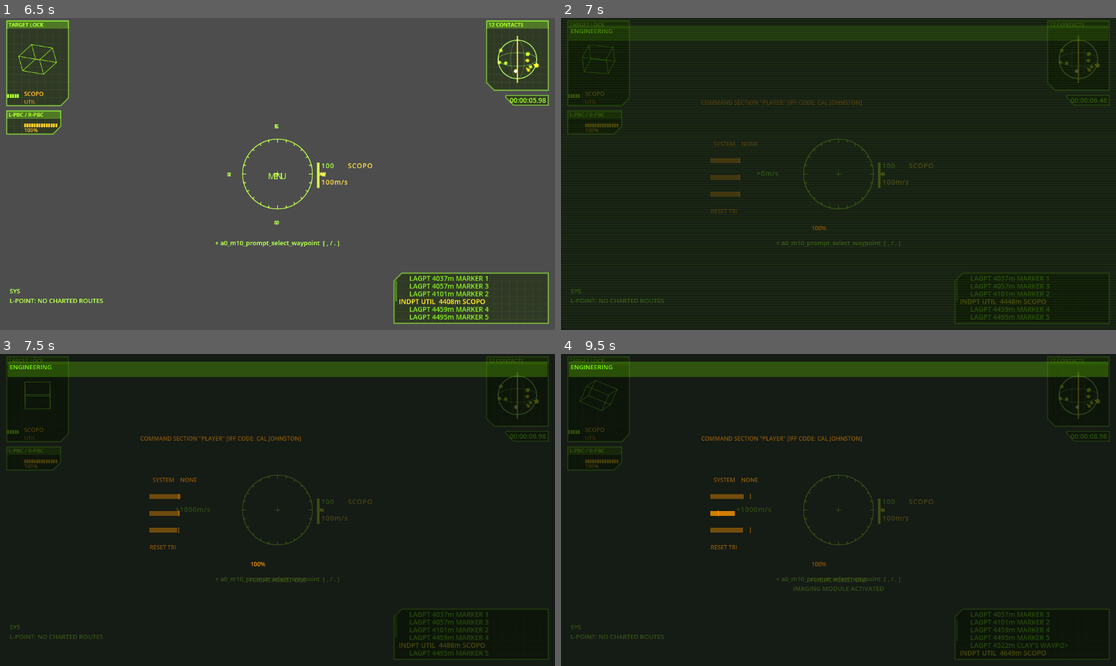
Above: before the commit, frames 1-4 (two rows, left to right).
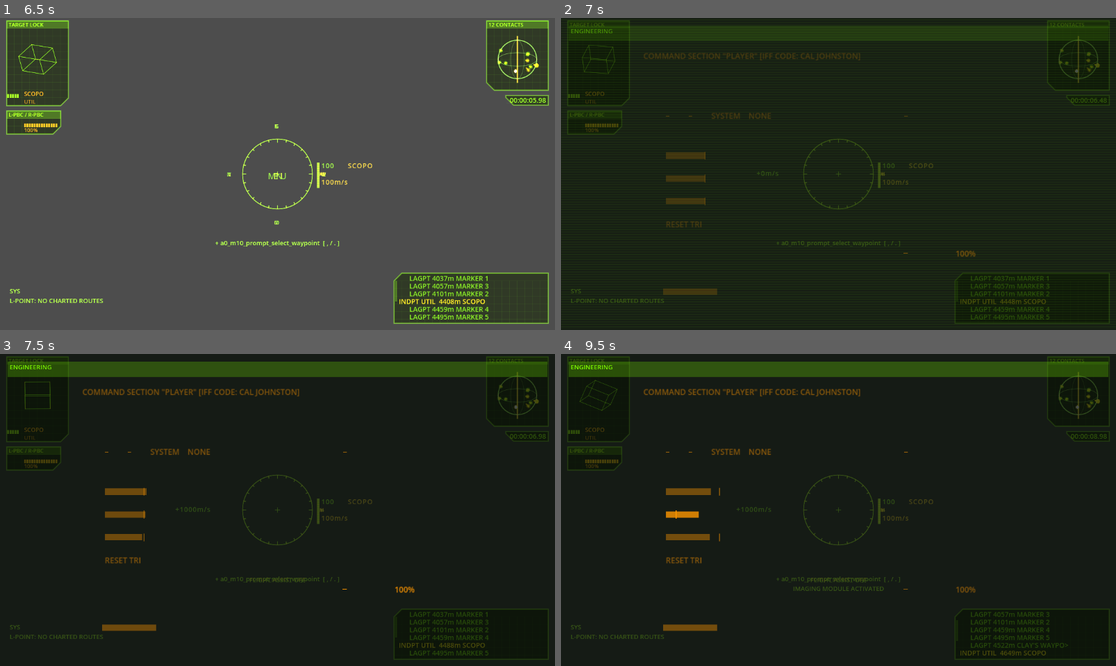
Above: after the commit, the same moments.

Repository: jleclanche/iw2-remaster
Game: Godot game, scene res://scenes/main.tscn
Same seed, same stepped clock (60 frames per second), same inputs: the game is played once before the commit and once after it.
Inputs (mouse positions are in pixels of both pictures, inside the frame that each line leads up to):
- Up to frame 1 (6.5 s): tap Enter at 0.5 s; drag from (277, 174) to (333, 105) at 0.52 s; move the mouse to (249, 174) at 1.27 s; hold Up 1.28-5.78 s; tap Keypad Enter at 1.35 s; tap Space at 1.52, 1.82, 3.02, 3.32, 3.77, 4.07, 4.52, 4.82, 6.02, 6.32 s; move the mouse to (288, 167) at 2.02 s; tap Backspace at 2.1 s; move the mouse to (271, 180) at 2.77 s; tap O at 2.85 s; click (271, 180) at 2.92 s; move the mouse to (316, 177) at 3.52 s; tap M at 3.6 s; move the mouse to (233, 170) at 4.27 s; tap L at 4.35 s; move the mouse to (283, 174) at 5.02 s; tap E at 5.1 s; click (283, 174) at 5.17 s; move the mouse to (255, 167) at 5.77 s; hold Right from 5.78 s (still down); tap 1 at 5.85 s
- Up to frame 2 (7 s): move the mouse to (866, 174) at 6.52 s; release Right at 6.53 s; hold Up from 6.53 s (still down); tap 9 at 6.6 s; tap Space at 6.77 s
- Up to frame 3 (7.5 s): keep holding Up; tap Space at 7.07 s; move the mouse to (249, 510) at 7.27 s; tap N at 7.35 s; click (249, 510) at 7.42 s
- Up to frame 4 (9.5 s): tap Space at 7.52, 7.82, 9.02, 9.32 s; move the mouse to (849, 503) at 8.02 s; tap U at 8.1 s; move the mouse to (832, 516) at 8.77 s; release Up at 8.78 s; hold Left from 8.78 s (still down); tap Z at 8.85 s

Frame 1 is identical in both runs. In frame 2, 1.6% of the frame differs, in the area x 14-75%, y 11-89%; in frame 3, 2.0%; in frame 4, 2.1%.
Error in both runs: Unable to iterate on object of type 'Nil'. (res://scripts/pog/natives/world.gd:385)

Commit message:
ENGINEERING: the whole page recovered -- lamps, selector, pills, scale (#35)
The body draw FUN_10105d40 (a Ghidra hole) raw-disassembled end to end,
its section functions read, and the page rebuilt on the recoveries:

- The "three circles" are STATUS LAMPS at (39/74/109, 108)
  (FUN_10106720): the warning glyph in amber when bad, else ring sprite
  52 -- wrench for hull < 0.3 (0x10163ee8), thermometer for the
  x0.8-scaled heat fraction >= 0.7, lightning for free power <= 0.
- The "AUTOREPAIR row" is the SUBSIM SELECTOR (FUN_101069a0): chevrons
  34/35 at 39/74, the selected sim's name in a 298-wide pill at
  (109, 150), connector strokes on y 151; the wrench progress pill is
  the sim's side panel at x 440 (FUN_10107070).
- The reactor row's authored record is {35, 362, 379, style 3} with a
  lightning icon and the MW readout in its own 152-wide pill at 440,
  text centred on (516, 362) (FUN_10108240).
- The bottom row is FOUR status pills (FUN_10105ef0): (w-96)/4 wide on
  a 32 px gap -- hull/wrench (blink < 0.2), the per-subsim tick strip
  (FUN_10106d20), heat/thermometer (blink > 0.75) and
  icShip::Brightness behind the bulb.
- The page scales to the window: the original renders it in the 640x480
  virtual canvas the device transform stretches; ours applies the
  uniform min-ratio canvas transform.
- SPRITE TABLE FIX: entries 65..68 re-paired against the builder's
  entry addresses (each FUN_100ee6b0 call pairs with the edi that
  FOLLOWS it; anchored on sprite 60 = the verified L-point icon).
  65=(66,191) wrench, 66/67/68=(99/132/165,191) the TRI glyphs. The
  old table was one cell off -- the DRIVE row wore a wrench.

mechcheck eng-layout: the four pills must span exactly 35..605 at
118.5 wide, and the TRI glyph run must sit at 99/132/165 (fails on the
off-by-one this fixes). docs/hud_elements.md unknowns section rewritten
to what is now recovered.

Co-Authored-By: Claude Fable 5 <noreply@anthropic.com>

Diff:
--- a/game/scripts/checks_mech.gd
+++ b/game/scripts/checks_mech.gd
@@ -94,6 +94,7 @@
 	&"_ms_remote_fire",
 	&"_ms_remote_fire_assert",
 	&"_ms_ghost_autopilot",
+	&"_ms_eng_layout",
 	&"_ms_bolt_table",
 	&"_ms_lazy_name",
 	&"_ms_au_place",
@@ -1153,6 +1154,26 @@
 			"parked=%s engaged=%s incomplete=%s restored=%s"
 			% [parked, engaged, incomplete, restored])
 	_mech_reap(st)
+	_mech_next()
+
+func _ms_eng_layout(_delta: float) -> void:
+	# the engineering page's recovered furniture (#35): the four bottom
+	# status pills span 35..605 on the 640 page ((w-96)/4 pitch +32), and
+	# the sprite table's 65..68 run is the re-paired builder assignment
+	# (wrench at atlas x 66; the TRI glyphs at 99/132/165 -- the old
+	# off-by-one drew a wrench on the DRIVE row)
+	var rects: Array = HudScreens.eng_bottom_rects()
+	var xs_ok: bool = rects.size() == 4 \
+			and absf(rects[0].position.x - 35.0) < 0.01 \
+			and absf(rects[3].end.x - 605.0) < 0.01 \
+			and absf(rects[0].size.x - 118.5) < 0.01
+	var spr_ok: bool = int(Hud.SPR[65][0]) == 66 and int(Hud.SPR[66][0]) == 99 \
+			and int(Hud.SPR[67][0]) == 132 and int(Hud.SPR[68][0]) == 165
+	_mech("eng-layout", xs_ok and spr_ok,
+			"pills=%d x0=%.1f x3end=%.1f w=%.1f tri-glyphs@%d/%d/%d" % [
+				rects.size(), rects[0].position.x, rects[3].end.x,
+				rects[0].size.x, int(Hud.SPR[66][0]), int(Hud.SPR[67][0]),
+				int(Hud.SPR[68][0])])
 	_mech_next()
 
 func _ms_gatling(_delta: float) -> void:
--- a/game/scripts/hud.gd
+++ b/game/scripts/hud.gd
@@ -138,9 +138,13 @@
 	# 66..68: the TRI axis glyphs (table builder calls @ 0x100e7a0e/45/7c):
 	# engine plume / two beams / deflecting arc -- the same three glyphs
 	# tri.png's corners carry (docs/hud_elements.md, the axis proof)
-	66: [66, 191, 32, 32, 16, 16],       # DRIVE
-	67: [99, 191, 32, 32, 16, 16],       # OFFENSIVE
-	68: [132, 191, 32, 32, 16, 16],      # DEFENSIVE
+	# ids 65..68 re-paired against the builder's entry addresses (edi
+	# 0x10174ad4/af8/b1c/b40 = entries 65/66/67/68; the earlier pass was one
+	# cell off, which drew a WRENCH on the drive row)
+	65: [66, 191, 32, 32, 16, 16],       # wrench (repair)
+	66: [99, 191, 32, 32, 16, 16],       # DRIVE (ship + plume)
+	67: [132, 191, 32, 32, 16, 16],      # OFFENSIVE (ship + beams)
+	68: [165, 191, 32, 32, 16, 16],      # DEFENSIVE (ship + arc)
 	52: [165, 59, 32, 32, 16, 16],       # roundel: ring
 	53: [198, 59, 32, 32, 16, 16],       # roundel: ring + disc  (bits 0|3)
 	54: [33, 125, 32, 32, 16, 16],       # ship class icon, type 1 (FUN_100e86d0)
--- a/game/scripts/hud_screens.gd
+++ b/game/scripts/hud_screens.gd
@@ -329,8 +329,16 @@
 const MENU_PERIOD := 0.08               # flux.ini FcInputMapper::repeat_period
 
 var eng_row := 5                                # ctor: this+0x54 = 5
-const ENG_ROW0_Y := 177.0                       # OURS (212 - 35)
-const ENG_ROW5_Y := 352.0                       # OURS (317 + 35)
+# recovered geometry (FUN_101069a0 / FUN_10106720 / FUN_10108240 /
+# FUN_10105ef0): the selector row at y 150 (chevrons 39/74, name pill at
+# 109 w 298), the three status lamps at y 108, the reactor at y 362, the
+# four status pills at y 421
+const ENG_ROW0_Y := 150.0
+const ENG_LAMP_Y := 108.0
+const ENG_LAMP_XS := [39.0, 74.0, 109.0]
+const ENG_ROW5_Y := 362.0
+const ENG_ROW5_LEN := 379.0                     # 0x10108240: {35, 362, 379}
+const ENG_BOTTOM_Y := 421.0
 var eng_sel := 0                                # row 0's cursor into systems[]
 
 # Our stand-in for icHUD +0x1bc / +0x1c0. hud.gd only forwards key PRESSES, so
@@ -536,21 +544,51 @@
 	if not _tri_loaded:
 		_tri_loaded = true
 		_tri_tex = Hud._load_mask(main._base(), "tri.png")
-	var o := _page()
+	# scale-to-window: the engine renders the page in its 640x480 virtual
+	# canvas and the device transform stretches it with the screen (the body
+	# draw's own dev-mode check @ 0x10105d75 compares against 0x280 x 0x1e0);
+	# uniform scale, centred
+	var vp := get_viewport_rect().size
+	var k := minf(vp.x / PAGE.x, vp.y / PAGE.y)
+	draw_set_transform(((vp - PAGE * k) * 0.5).floor(), 0.0, Vector2(k, k))
+	var o := Vector2.ZERO
 	# the whole screen is the menu family's AMBER (DAT_10174fb0), not the
 	# flight HUD's green -- see the reference shots on issue #35
 	var amber := Color(Hud.AMBER.r, Hud.AMBER.g, Hud.AMBER.b, fade)
 	var col := Color(amber.r, amber.g, amber.b, fade * 0.5)
 	var t: float = Time.get_ticks_msec() / 1000.0
 
-	# header: hud_engineering_ship + _iff, off the ship record (FUN_10106580)
+	# header: hull name + IFF, uppercased, at (20, 63) (FUN_10106580's
+	# FUN_100eb270(font 1, x 20, y 63, halign 0))
 	var strings: Dictionary = main.comms.strings if main.comms != null else {}
 	var iff := str(strings.get("player_iff_code", "CAL JOHNSTON"))
-	draw_string(hud._font_num, o + Vector2(BAR_X, 96.0),
+	draw_string(hud._font_num, o + Vector2(20.0, 63.0),
 			"%s \"%s\" [IFF CODE: %s]" % [
 				str(strings.get("hud_engineering_ship", "COMMAND SECTION")),
 				str(main.ship.name).to_upper(), iff],
 			HORIZONTAL_ALIGNMENT_LEFT, -1, hud.num_size - 2, col)
+
+	# the three status lamps at (39/74/109, 108) (FUN_10106720): each is the
+	# warning glyph in AMBER while its condition is bad, else the ring
+	# roundel (sprite 52) in the page colour -- wrench 65 for hull < 0.3
+	# (0x10163ee8), thermometer 62 for heat >= 0.7 (0x10163ef4) of the
+	# x0.8-scaled fraction (0x10163efc), lightning 63 for free power <= 0
+	# (feed FUN_10108890: +0xa4 hull/max, +0xa8 heat, +0xb4 ship+0x27c)
+	var ls: ShipSystems = _sys()
+	var lamp_hull: float = ls.hull / maxf(ls.hull_max, 1.0) \
+			if ls != null else 1.0
+	var lamp_heat: float = clampf((ls.heat + ls.heat_external) \
+			/ ShipSystems.HEAT_DAMAGE_THRESHOLD * 0.8, 0.0, 1.0) \
+			if ls != null else 0.0
+	var lamp_pwr: float = ls._power_pool if ls != null else 1.0
+	var lamps: Array = [
+		[65, lamp_hull < 0.3], [62, lamp_heat >= 0.7], [63, lamp_pwr <= 0.0]]
+	for li in 3:
+		var lp := o + Vector2(ENG_LAMP_XS[li], ENG_LAMP_Y)
+		if bool(lamps[li][1]):
+			_spr(lp, int(lamps[li][0]), amber)
+		else:
+			_spr(lp, 52, col)
 
 	# the track: tri.png drawn 1:1, (275,192)-(430,347), u/v 0..0.60546875
 	if _tri_tex != null:
@@ -592,10 +630,12 @@
 			HORIZONTAL_ALIGNMENT_LEFT, -1, hud.num_size - 2,
 			amber if eng_row == 4 else col)
 
-	# row 0: the subsim selector. Left/right cycle icShip+0x140 and Enter
-	# toggles the selected sim (FUN_10106390); label at (150, 109) in the
-	# original -- ours keeps the 35 px pitch column. Chevrons light hot.
+	# row 0: the subsim selector (FUN_101069a0). Chevrons -- sprites 34/35 --
+	# at (39, 150) / (74, 150), lit while the matching direction is held on
+	# row 0; the selected sim's name in a 298-wide captioned pill at
+	# (109, 150) (FUN_100ea900); connector strokes on y = 151.
 	var list: Array = _eng_systems()
+	var hot0: bool = eng_row == 0
 	var lbl := "SYSTEM    NONE"
 	if eng_sel >= 0 and eng_sel < list.size():
 		var sel0: Dictionary = list[eng_sel]
@@ -604,31 +644,129 @@
 				if bool(sel0.get("off", false))
 				else str(strings.get("hud_engineering_general_enabled",
 					"ENABLED"))]
-	var r0 := _eng_row(o, ENG_ROW0_Y, 0, -1.0, eng_row == 0, amber)
-	draw_string(hud._font_num, Vector2(o.x + r0, o.y + ENG_ROW0_Y + 5.0),
-			("< %s >" % lbl) if eng_row == 0 else ("  %s" % lbl),
+	var held_l: bool = hot0 and _menu_held and _menu_cmd == 2
+	var held_r: bool = hot0 and _menu_held and _menu_cmd == 3
+	_spr(o + Vector2(ENG_LAMP_XS[0], ENG_ROW0_Y), 34,
+			amber if held_l else (amber if hot0 else col), PI * 0.5)
+	_spr(o + Vector2(ENG_LAMP_XS[1], ENG_ROW0_Y), 34,
+			amber if held_r else (amber if hot0 else col), -PI * 0.5)
+	var c0 := Color(amber.r, amber.g, amber.b,
+			amber.a if hot0 else amber.a * 0.5)
+	hud._hbar(self, o.x + 109.0, o.y + ENG_ROW0_Y, 298.0 - 8.0, 40, 41, c0)
+	draw_string(hud._font_num,
+			Vector2(o.x + 109.0 + 15.5, o.y + ENG_ROW0_Y + 5.0), lbl,
 			HORIZONTAL_ALIGNMENT_LEFT, -1, hud.num_size - 2,
-			amber if eng_row == 0 else col)
-
-	# row 5: the reactor throttle (icReactor+0xa0 ramp target) -- lightning
-	# icon, the style-3 SEGMENTED bar (FUN_100ebde0, sprites 14/13 on the
-	# 7 px pitch) and the output readout in its own pill
+			amber if hot0 else col)
+	for seg in [[55.0, 60.0], [90.0, 95.0], [421.0, 426.75]]:
+		draw_line(o + Vector2(seg[0], ENG_ROW0_Y + 1.0),
+				o + Vector2(seg[1], ENG_ROW0_Y + 1.0), c0, 1.0)
+	# ... and the selected sim's side panel at x 440 w 155 (FUN_10107070):
+	# the wrench repair pill (icon 65, bar w 138, blink under 0.3) tracking
+	# the sim's hull fraction
+	if eng_sel >= 0 and eng_sel < list.size():
+		var ps: Dictionary = list[eng_sel]
+		var pf: float = float(ps.get("hp", 0.0)) \
+				/ maxf(float(ps.get("hp_max", 1.0)), 1.0)
+		var pc := Color(amber.r, amber.g, amber.b,
+				amber.a if hot0 else amber.a * 0.5)
+		hud._hbar(self, o.x + 440.0, o.y + ENG_ROW0_Y + 35.0, 138.0 - 8.0,
+				40, 41, pc)
+		_spr(o + Vector2(444.0, ENG_ROW0_Y + 35.0), 65, pc)
+		draw_rect(Rect2(
+				Vector2(o.x + 440.0 + 15.5, o.y + ENG_ROW0_Y + 30.0),
+				Vector2((138.0 - 8.0 - 27.5) * clampf(pf, 0.0, 1.0), 10.0)),
+				Color(pc.r, pc.g, pc.b, pc.a * 0.8))
+
+	# row 5: the reactor (FUN_10108240): the bar record {35, 362, 379,
+	# style 3} -- lightning icon, sprites 14/13 segments -- then the
+	# connector stroke 420..427 and the output readout in its own pill at
+	# (440, 362) w 152, text centred on (516, 362)
 	var s5: ShipSystems = _sys()
 	var thr: float = s5.reactor_throttle() if s5 != null else 1.0
 	var hot5: bool = eng_row == 5
-	# (the reactor row's own icon sprite id is not recovered; no icon
-	# beats a wrong glyph)
-	var r5 := _eng_row(o, ENG_ROW5_Y, 0, -1.0, hot5, amber)
-	hud._segbar3(self, Vector2(o.x + r5, o.y + ENG_ROW5_Y),
-			BAR_LEN - 8.0 - 27.5, thr, amber if hot5 else col)
-	var mw: float = s5.reactor_power() if s5 != null \
-			and s5.has_method("reactor_power") else 0.0
-	draw_string(hud._font_num,
-			Vector2(o.x + BAR_X + BAR_LEN + 12.0, o.y + ENG_ROW5_Y + 5.0),
+	var c5 := Color(amber.r, amber.g, amber.b,
+			amber.a if hot5 else amber.a * 0.5)
+	hud._hbar(self, o.x + BAR_X, o.y + ENG_ROW5_Y, ENG_ROW5_LEN - 8.0,
+			40, 41, c5)
+	if hot5:
+		_spr(o + Vector2(BAR_X + 4.0, ENG_ROW5_Y), 51, c5)
+	_spr(o + Vector2(BAR_X + 4.0, ENG_ROW5_Y), 63, c5)
+	hud._segbar3(self, Vector2(o.x + BAR_X + 19.5, o.y + ENG_ROW5_Y),
+			ENG_ROW5_LEN - 8.0 - 27.5, thr, amber if hot5 else col)
+	draw_line(o + Vector2(420.0, ENG_ROW5_Y), o + Vector2(427.0, ENG_ROW5_Y),
+			c5, 1.0)
+	hud._hbar(self, o.x + 440.0, o.y + ENG_ROW5_Y, 152.0 - 8.0, 40, 41, c5)
+	var mw: float = 0.0
+	if s5 != null:
+		for rsys in s5.systems:
+			if str(rsys["class"]) == "icReactor":
+				mw = float(rsys.get("output", 0.0))
+	draw_string(hud._font_num, Vector2(o.x + 516.0 - 30.0,
+			o.y + ENG_ROW5_Y + 5.0),
 			("%d MW" % int(round(mw * thr))) if mw > 0.0
 				else ("%3d%%" % int(round(thr * 100.0))),
-			HORIZONTAL_ALIGNMENT_LEFT, -1, hud.num_size - 2,
+			HORIZONTAL_ALIGNMENT_CENTER, 60, hud.num_size - 2,
 			amber if hot5 else col)
+
+	_eng_bottom_row(o, amber, col, t)
+	draw_set_transform_matrix(Transform2D.IDENTITY)
+
+## The four wide status pills across the page bottom (FUN_10105ef0, called
+## with x 35, y 421, w = page_w - 70): each pill (w - 96)/4 wide on a 32 px
+## gap. Recovered fills: hull fraction behind the wrench (65, blinks under
+## 0.2), the per-subsim tick strip (FUN_10106d20), the heat fraction behind
+## the thermometer (62, blinks past 0.75) and Brightness() behind the bulb
+## (64, red past 0.8 -- docs/original.md icShip::Brightness).
+## The authored pill x/width layout, page coords: 4 pills of (w - 96)/4 on
+## a 32 px gap starting at x 35 (FUN_10105ef0's head: fsub 96 @ 0x1011c70c,
+## fmul 0.25 @ 0x101191ec, advance 32 @ 0x1011848c).
+static func eng_bottom_rects() -> Array:
+	var pw := (PAGE.x - 70.0 - 96.0) * 0.25
+	var out: Array = []
+	for i in 4:
+		out.append(Rect2(35.0 + (pw + 32.0) * i, ENG_BOTTOM_Y, pw, 20.0))
+	return out
+
+func _eng_bottom_row(o: Vector2, amber: Color, col: Color, t: float) -> void:
+	var s: ShipSystems = _sys()
+	var total := PAGE.x - 70.0
+	var pw := (total - 96.0) * 0.25
+	var hull_f: float = s.hull / maxf(s.hull_max, 1.0) if s != null else 1.0
+	var heat_f: float = clampf((s.heat + s.heat_external) * 0.75 \
+			/ ShipSystems.HEAT_DAMAGE_THRESHOLD, 0.0, 1.0) \
+			if s != null else 0.0
+	var brt: float = clampf(s.brightness(), 0.0, 1.0) if s != null else 0.0
+	var blink := fposmod(t, 1.0) < 0.5
+	var rows: Array = [
+		[65, hull_f, hull_f < 0.2 and blink],
+		[0, -1.0, false],
+		[62, heat_f, heat_f > 0.75 and blink],
+		[64, brt, brt > 0.8 and blink],
+	]
+	for i in 4:
+		var x: float = 35.0 + (pw + 32.0) * i
+		var c := Color(1.0, 0.07, 0.0, amber.a) if bool(rows[i][2]) else col
+		hud._hbar(self, o.x + x, o.y + ENG_BOTTOM_Y, pw - 8.0, 40, 41, c)
+		if int(rows[i][0]) != 0:
+			_spr(o + Vector2(x + 4.0, ENG_BOTTOM_Y), int(rows[i][0]), c)
+		var frac := float(rows[i][1])
+		if frac >= 0.0:
+			draw_rect(Rect2(Vector2(o.x + x + 15.5, o.y + ENG_BOTTOM_Y - 5.0),
+					Vector2((pw - 8.0 - 27.5) * clampf(frac, 0.0, 1.0), 10.0)),
+					Color(c.r, c.g, c.b, c.a * 0.8))
+		elif s != null and i == 1:
+			# the tick strip: one mark per subsim, bright when damaged
+			var n: int = s.systems.size()
+			for j in n:
+				var sub: Dictionary = s.systems[j]
+				var dmg: bool = bool(sub.get("destroyed", false)) \
+						or float(sub.get("hp", 1.0)) \
+						< float(sub.get("hp_max", 1.0))
+				var mx: float = x + 15.5 \
+						+ (pw - 8.0 - 27.5) * (float(j) + 0.5) / float(maxi(n, 1))
+				draw_line(Vector2(o.x + mx, o.y + ENG_BOTTOM_Y - 5.0),
+						Vector2(o.x + mx, o.y + ENG_BOTTOM_Y + 5.0),
+						amber if dmg else col, 2.0)
 
 # --- icHUDStarmap -------------------------------------------------------------
 # @element icHUDStarmap
Not shown, changed: docs/hud_elements.md
